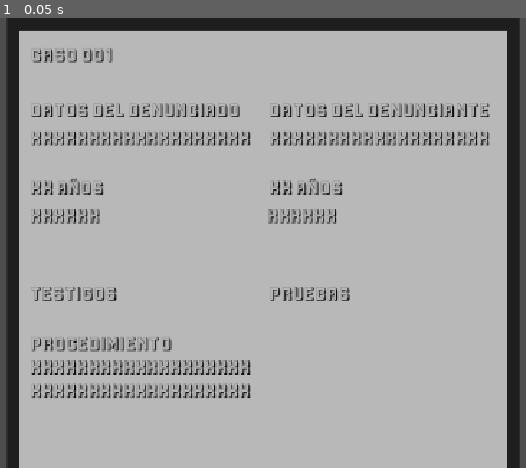
Above: before the commit, frame 1.
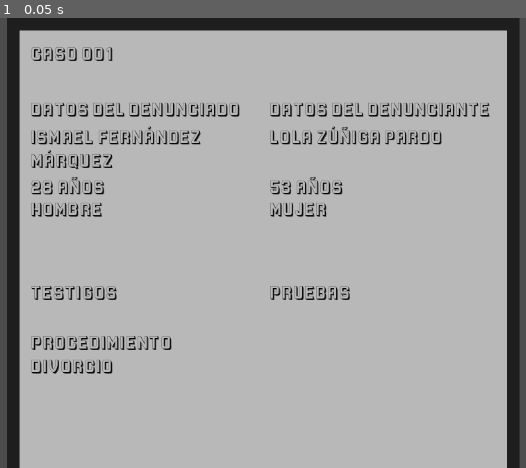
Above: after the commit, the same moment.

Repository: Gonfer73/Corruption
Game: Godot game, scene res://case_01/case_01.tscn
Same seed, same stepped clock (60 frames per second), same inputs: the game is played once before the commit and once after it. This scene is started directly instead of the project's main scene.
Inputs:
- Up to frame 1 (0.05 s): no input

The runs differ from the first frame. In frame 1, 7.4% of the frame differs, in the area x 1-97%, y 0-100%.

Commit message:
Añadidos detalles para que cada caso sea único, entre ellos la aleatoridad de los nombres

Diff:
--- a/corruption/case_01/case_01.tscn
+++ b/corruption/case_01/case_01.tscn
@@ -35,10 +35,12 @@
 [node name="label_03" type="Label" parent="Paper01" unique_id=1008462369]
 offset_left = -344.0
 offset_top = -200.0
-offset_right = -22.0
-offset_bottom = -160.0
-text = "XXXXXXXXXXXXXXXXXXX"
+offset_right = -48.0
+offset_bottom = -135.0
+text = "
+"
 label_settings = SubResource("LabelSettings_15q6v")
+autowrap_mode = 3
 
 [node name="label_04" type="Label" parent="Paper01" unique_id=2052379530]
 offset_top = -240.0
@@ -47,12 +49,14 @@
 text = "DATOS DEL DENUNCIANTE"
 label_settings = SubResource("LabelSettings_15q6v")
 
-[node name="label_05" type="Label" parent="Paper01" unique_id=1555851331]
+[node name="label_05" type="Label" parent="Paper01" unique_id=1235131780]
 offset_top = -200.0
-offset_right = 322.0
-offset_bottom = -160.0
-text = "XXXXXXXXXXXXXXXXXXX"
+offset_right = 296.0
+offset_bottom = -135.0
+text = "
+"
 label_settings = SubResource("LabelSettings_15q6v")
+autowrap_mode = 3
 
 [node name="label_06" type="Label" parent="Paper01" unique_id=976071701]
 offset_left = -344.0
@@ -70,18 +74,17 @@
 label_settings = SubResource("LabelSettings_15q6v")
 
 [node name="label_08" type="Label" parent="Paper01" unique_id=883737150]
-offset_left = -8.0
-offset_top = -88.0
-offset_right = 314.0
-offset_bottom = -48.0
-text = " XXXXXX"
+offset_left = -344.0
+offset_top = -96.0
+offset_right = -22.0
+offset_bottom = -56.0
+text = "XXXXXX"
 label_settings = SubResource("LabelSettings_15q6v")
 
 [node name="label_09" type="Label" parent="Paper01" unique_id=1223255959]
-offset_left = -344.0
-offset_top = -88.0
-offset_right = -22.0
-offset_bottom = -48.0
+offset_top = -96.0
+offset_right = 322.0
+offset_bottom = -56.0
 text = "XXXXXX"
 label_settings = SubResource("LabelSettings_15q6v")
 
@@ -99,8 +102,7 @@
 offset_right = -22.0
 offset_bottom = 136.0
 text = "PROCEDIMIENTO
-XXXXXXXXXXXXXXXXXXX
-XXXXXXXXXXXXXXXXXXX"
+DIVORCIO"
 label_settings = SubResource("LabelSettings_15q6v")
 
 [node name="label_11" type="Label" parent="Paper01" unique_id=939945688]
--- a/corruption/case_01/scripts/case_01.gd
+++ b/corruption/case_01/scripts/case_01.gd
@@ -3,9 +3,35 @@
 var nombres_f = ["Abril", "Aitana", "Alba", "Alicia", "Alma", "Amalia", "Ana", "Andrea", "Ángela", "Ariadna", "Aurora", …(864 unchanged characters)…
 var nombres_m = ["Aarón", "Abel", "Adrián", "Agustín", "Alejandro", "Andrés", "Antonio", "Arturo", "Baltasar", "Benjamí …(892 unchanged characters)…
 var apellidos = ["Abad", "Aguilar", "Alonso", "Álvarez", "Arias", "Barrios", "Beltrán", "Benítez", "Blanco", "Bravo", " …(921 unchanged characters)…
+var masculino_0 = 0
+var masculino_1 = 0
+var nombre_0 = "a"
+var nombre_1 = "a"
 #nombres y apellidos disponibles para los personajes
 
-
-var nombre = nombres_f.pick_random() + " " + apellidos.pick_random() + " " + apellidos.pick_random()
-func _ready() -> void:
-	print(nombre)
+func _ready():
+	randomize()
+	masculino_0 = randi_range(0, 1)
+	masculino_1 =  randi_range(0, 1)
+	$Paper01/label_06.text = str(randi_range(18, 60)) + " " + "Años"
+	$Paper01/label_07.text = str(randi_range(18, 60)) + " " + "Años"
+	if masculino_0 == 0:
+		$Paper01/label_08.text = "Mujer"
+		nombre_0 = nombres_f.pick_random() + " " + apellidos.pick_random() + " " + apellidos.pick_random()
+		print(nombre_0)
+		$Paper01/label_03.text = nombre_0
+	elif masculino_0 == 1:
+		$Paper01/label_08.text = "Hombre"
+		nombre_0 = nombres_m.pick_random() + " " + apellidos.pick_random() + " " + apellidos.pick_random()
+		print(nombre_0)
+		$Paper01/label_03.text = nombre_0
+	if masculino_1 == 0:
+		$Paper01/label_09.text = "Mujer"
+		nombre_1 = nombres_f.pick_random() + " " + apellidos.pick_random() + " " + apellidos.pick_random()
+		print(nombre_1)
+		$Paper01/label_05.text = nombre_1
+	elif masculino_1 == 1:
+		$Paper01/label_09.text = "Hombre"
+		nombre_1 = nombres_m.pick_random() + " " + apellidos.pick_random() + " " + apellidos.pick_random()
+		print(nombre_1)
+		$Paper01/label_05.text = nombre_1
--- a/corruption/project.godot
+++ b/corruption/project.godot
@@ -21,7 +21,7 @@
 
 [display]
 
-window/stretch/mode="canvas_items"
+window/stretch/mode="viewport"
 window/stretch/aspect="expand"
 
 [physics]
